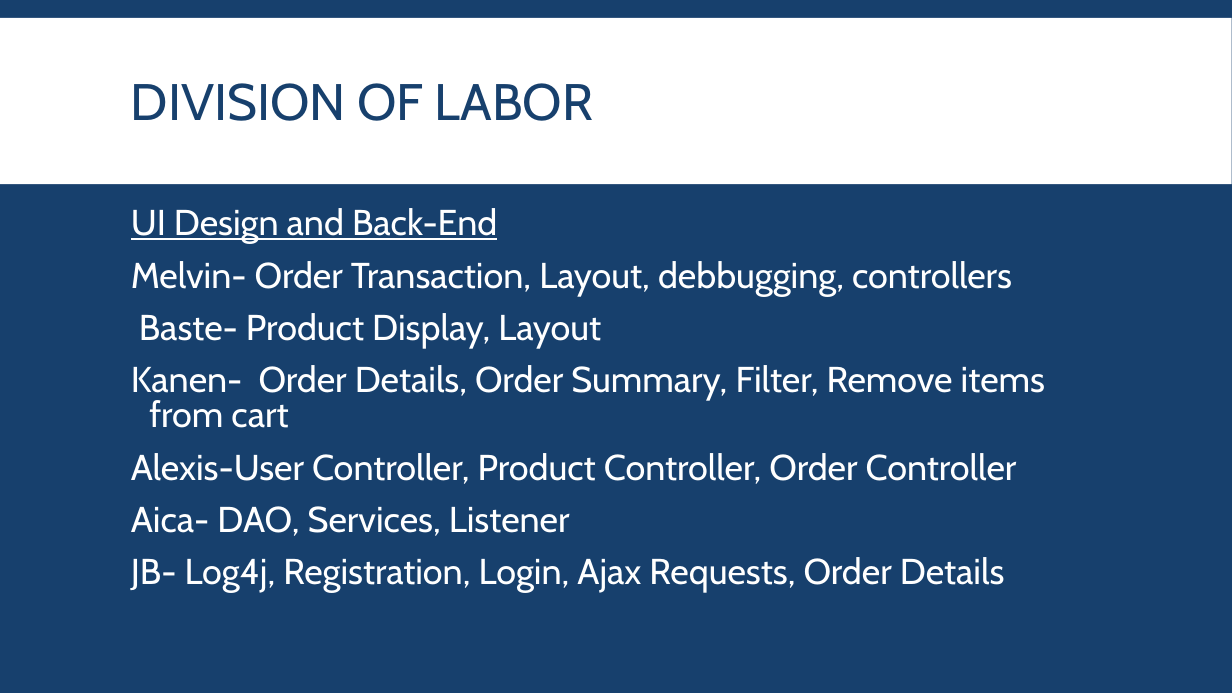
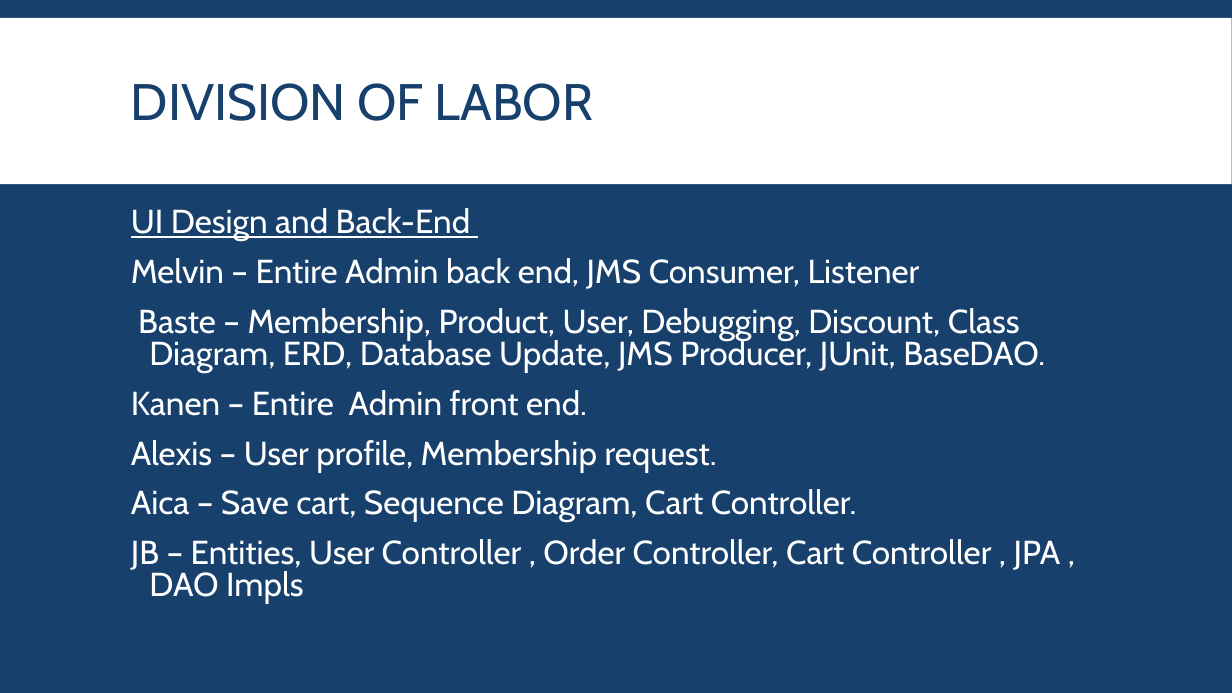
Before and after one commit to MNLBC/Group3Projects, a slide deck: slide 3 of W6 Project/KanenOnlineShopping(1).pptx. Drawn at 1232x693 pixels with LibreOffice and Linux fonts; fonts in the diff are those of the drawing. Boxes give left, top, right and bottom in pixels: in the first picture for what was removed or moved away, otherwise in the second. Text is boxed around its words. In the diff, an @@ line names an element or a change of style, - is before the commit and + after.

```diff
--- a/W6 Project/KanenOnlineShopping(1).pptx
+++ b/W6 Project/KanenOnlineShopping(1).pptx
@@ text at <box>131,208,471,240</box>: size 28 to 25.9 pt in "UI Design and Back-End" @@
@@ text at <box>131,258,1061,604</box>: text changed; size 28 to 25.9 pt @@
-Melvin- Order Transaction, Layout, debbugging, controllers
-Baste- Product Display, Layout
-Kanen- Order Details, Order Summary, Filter, Remove items from cart
-Alexis-User Controller, Product Controller, Order Controller
-Aica- DAO, Services, Listener
-JB- Log4j, Registration, Login, Ajax Requests, Order Details
+Melvin – Entire Admin back end, JMS Consumer, Listener
+Baste – Membership, Product, User, Debugging, Discount, Class Diagram, ERD, Database Update, JMS Producer, JUnit, BaseDAO.
+Kanen – Entire Admin front end.
+Alexis – User profile, Membership request.
+Aica – Save cart, Sequence Diagram, Cart Controller.
+JB – Entities, User Controller , Order Controller, Cart Controller , JPA , DAO Impls
```
Also in this commit, not shown: 3 other slides changed, 7 other files.
